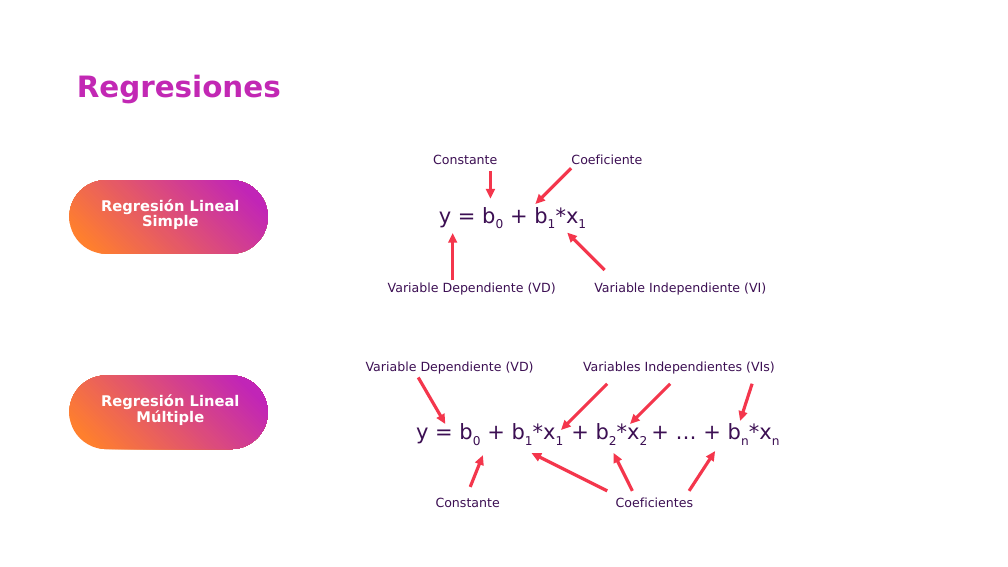
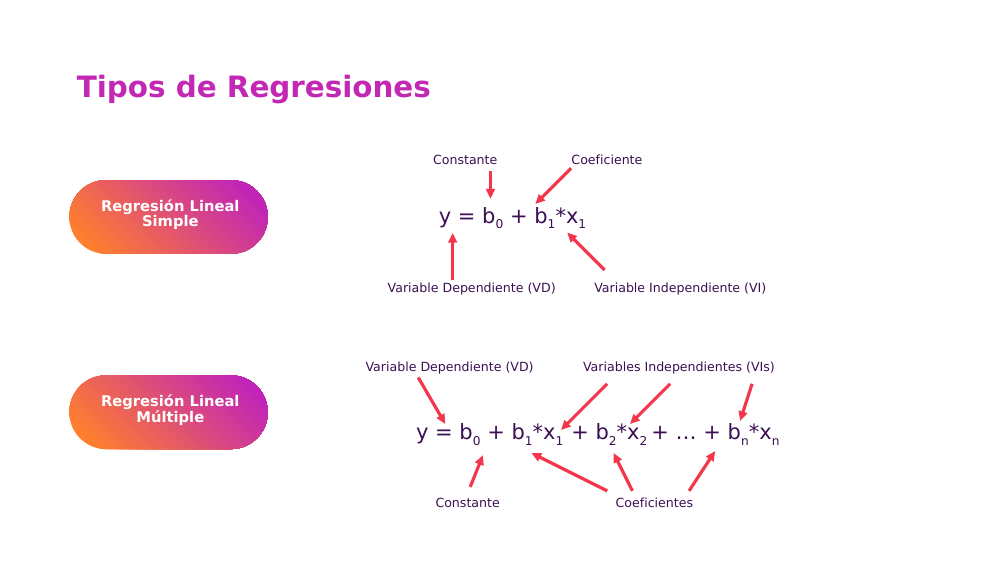
Before and after one commit to csameshiman/Axity_Curso_ML_2023, a slide deck: slide 7 of Diapositivas/Parte 02.Regresión/Sección 02.1.Simple Linear Regression/Simple_Linear_Regression.pptx (slide 5 before the commit). Drawn at 1008x567 pixels with LibreOffice and Linux fonts; fonts in the diff are those of the drawing; background and template pictures are left out. Boxes give left, top, right and bottom in pixels: in the first picture for what was removed or moved away, otherwise in the second. Text is boxed around its words. In the diff, an @@ line names an element or a change of style, - is before the commit and + after.

```diff
--- a/Diapositivas/Parte 02.Regresión/Sección 02.1.Simple Linear Regression/Simple_Linear_Regression.pptx
+++ b/Diapositivas/Parte 02.Regresión/Sección 02.1.Simple Linear Regression/Simple_Linear_Regression.pptx
@@ title at bbox=[77, 74, 431, 103]: text changed @@
-Regresiones
+Tipos de Regresiones
```
Also in this commit, not shown: 4 other slides changed, 6 slides added.
